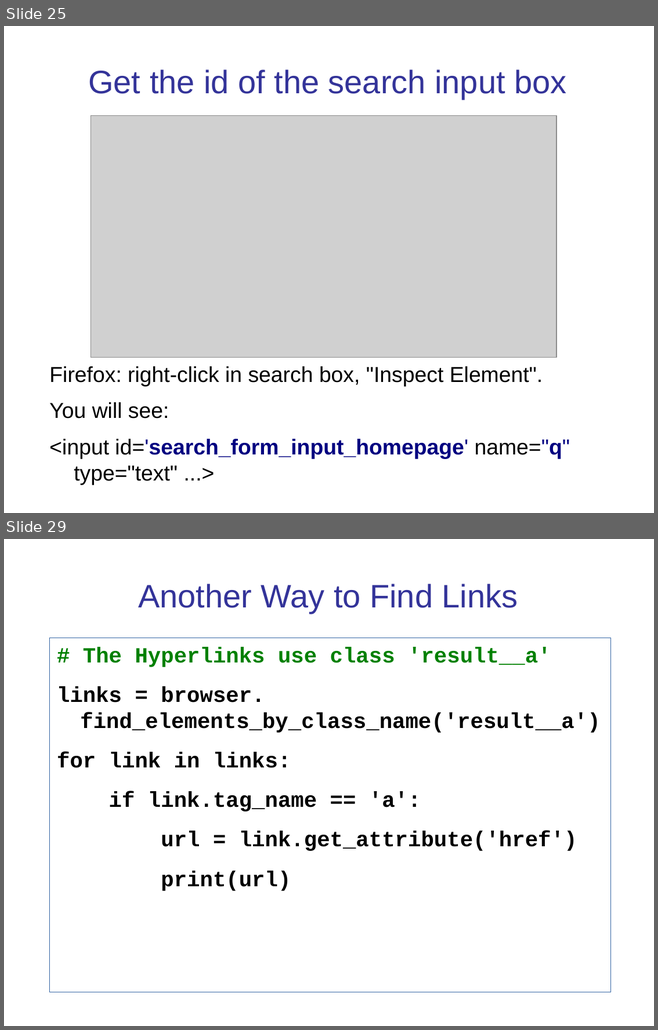
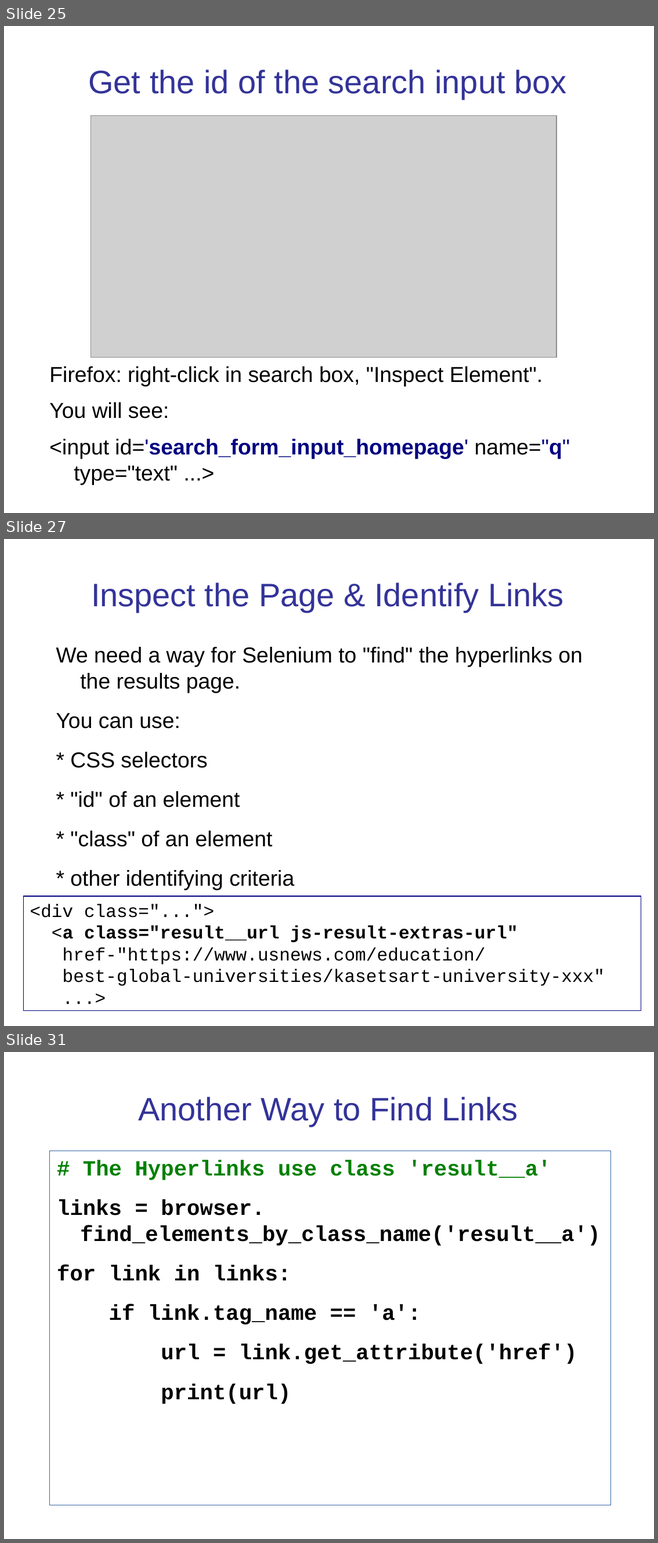
Before and after one commit to cpske/ISP, a slide deck: testing/WebTesting.ppt. Shown one above the other, each under a label of ours: slides 25 and 29 before the commit, slides 25, 27 and 31 after it; the slides between them are not shown. The pictures are 658x1030 and 658x1543 pixels, drawn with LibreOffice and Linux fonts; fonts in the diff are those of the drawing; grey boxes stand for pictures. Boxes give left, top, right and bottom in pixels: in the first picture for what was removed or moved away, otherwise in the second. Text is boxed around its words. In the diff, an @@ line names an element or a change of style, - is before the commit and + after.

Commit message:
add selenium assignment

```diff
--- a/testing/WebTesting.ppt
+++ b/testing/WebTesting.ppt
@@ slide 27 added at (4, 539, 654, 1026), background #FFFFFF @@
@@ title added at (91, 583, 564, 612), 36 pt, text #333399 @@
+Inspect the Page & Identify Links
@@ text added at (56, 647, 582, 890), 24 pt, text #000000 @@
+We need a way for Selenium to "find" the hyperlinks on the results page.
+You can use:
+* CSS selectors
+* "id" of an element
+* "class" of an element
+* other identifying criteria
@@ rectangle added at (24, 896, 641, 1011), outline #000080 0.74 pt, 20 pt, text #000000 @@
+<div class="...">
+<a class="result__url js-result-extras-url"
+href-"https://www.usnews.com/education/
+best-global-universities/kasetsart-university-xxx"
+...>
@@ what was slide 29 is now slide 31 @@
```
Also in this commit, not shown: 4 slides changed, 1 other slide added, 8 other files.
